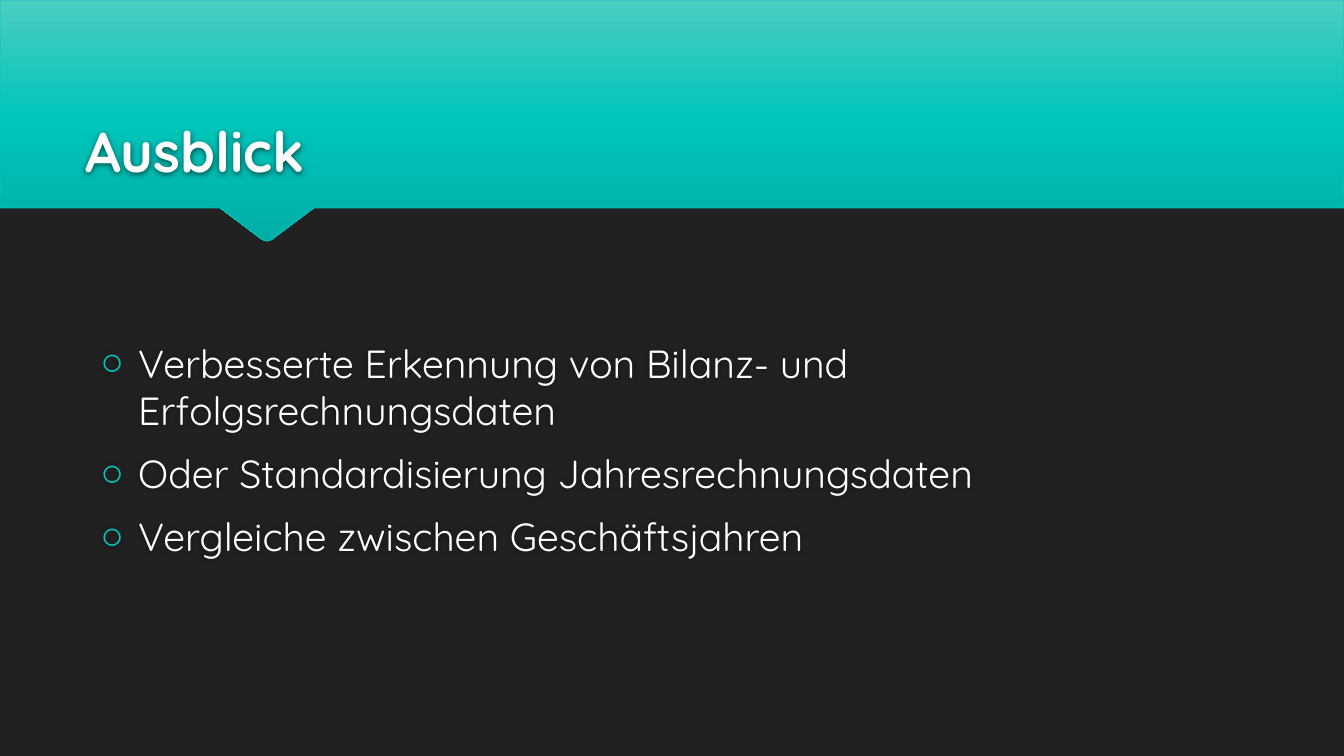
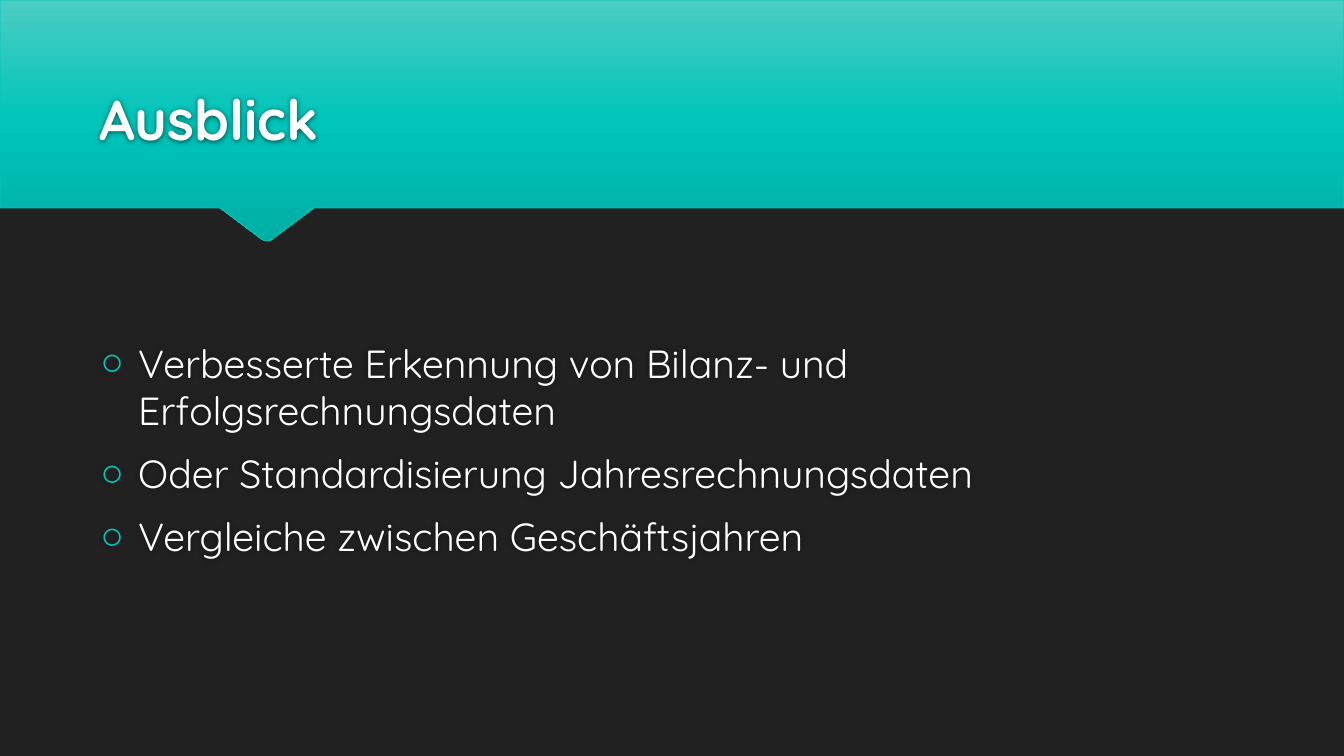
Before and after one commit to benwasd/baernhaeckt18, a slide deck: slide 8 of Foundation Tracker.pptx. Drawn at 1344x756 pixels with LibreOffice and Linux fonts; fonts in the diff are those of the drawing. Boxes give left, top, right and bottom in pixels: in the first picture for what was removed or moved away, otherwise in the second. Text is boxed around its words. In the diff, an @@ line names an element or a change of style, - is before the commit and + after.

```diff
--- a/Foundation Tracker.pptx
+++ b/Foundation Tracker.pptx
@@ title "Ausblick": place and size @@
-title "Ausblick" at [86,130,305,176]
+title "Ausblick" at [99,98,318,143]
```
Also in this commit, not shown: 2 other slides changed, 1 other file.
